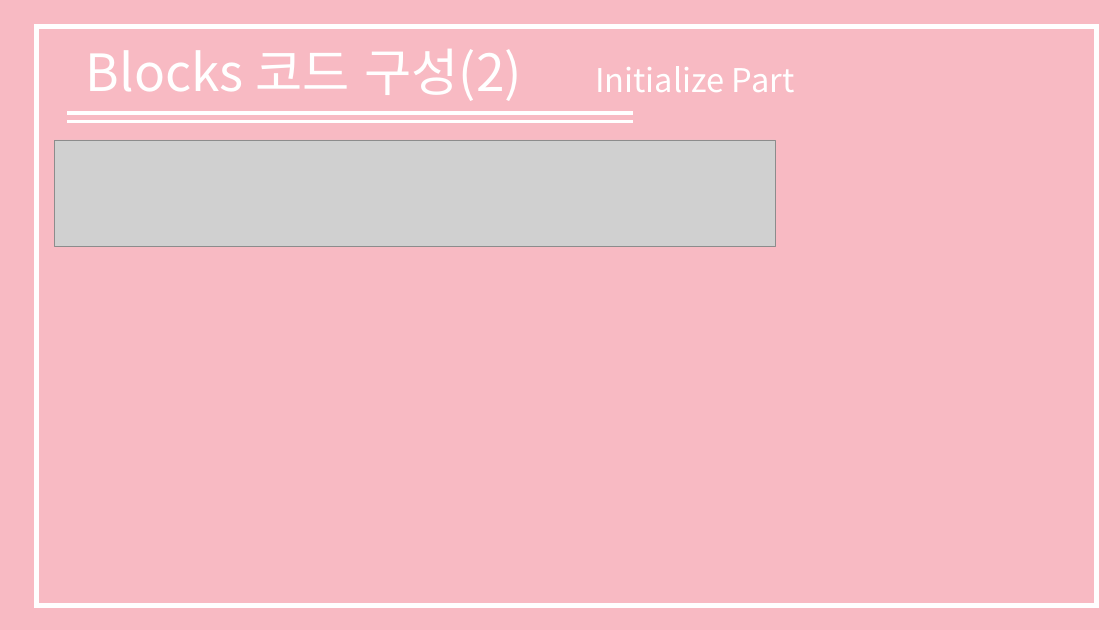
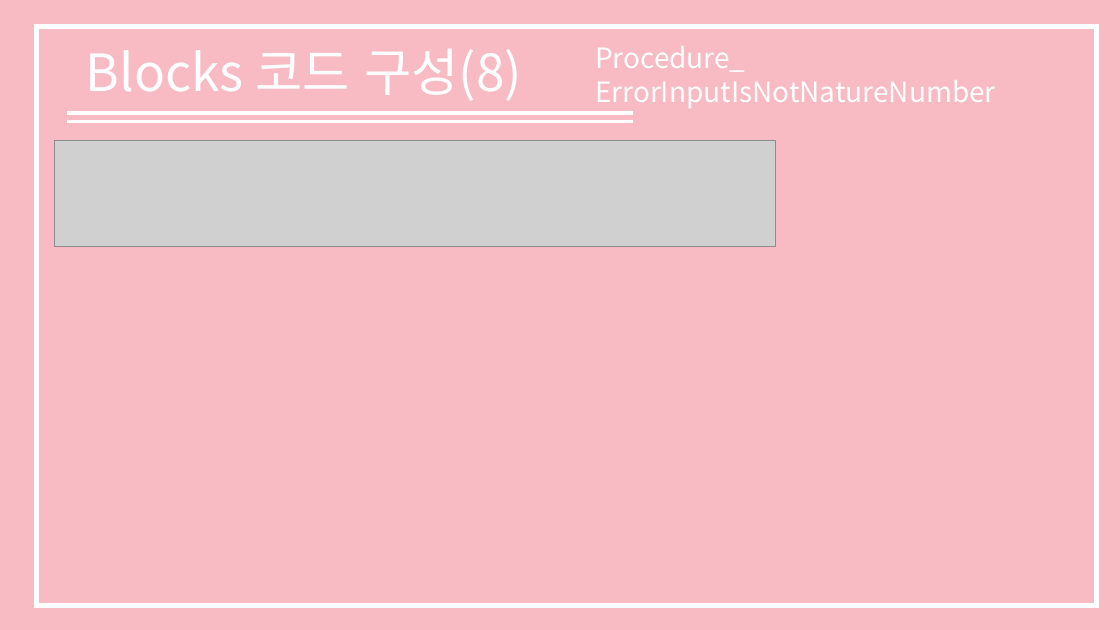
Before and after one commit to shinkeonkim/Class, a slide deck: slide 12 of SP1/소프트웨어 프로젝트 보고서.pptx. Drawn at 1120x630 pixels with LibreOffice and Linux fonts; fonts in the diff are those of the drawing; grey boxes stand for pictures. Boxes give left, top, right and bottom in pixels: in the first picture for what was removed or moved away, otherwise in the second. Text is boxed around its words. In the diff, an @@ line names an element or a change of style, - is before the commit and + after.

```diff
--- a/SP1/소프트웨어 프로젝트 보고서.pptx
+++ b/SP1/소프트웨어 프로젝트 보고서.pptx
@@ text at (86,49,522,101): text changed @@
-Blocks 코드 구성(2)
+Blocks 코드 구성(8)
@@ text at (595,46,996,108): text changed; size 28 to 24 pt @@
-Initialize Part
+Procedure_
+ErrorInputIsNotNatureNumber
```
Also in this commit, not shown: 9 other slides changed, 10 slides added, 2 slides removed.
